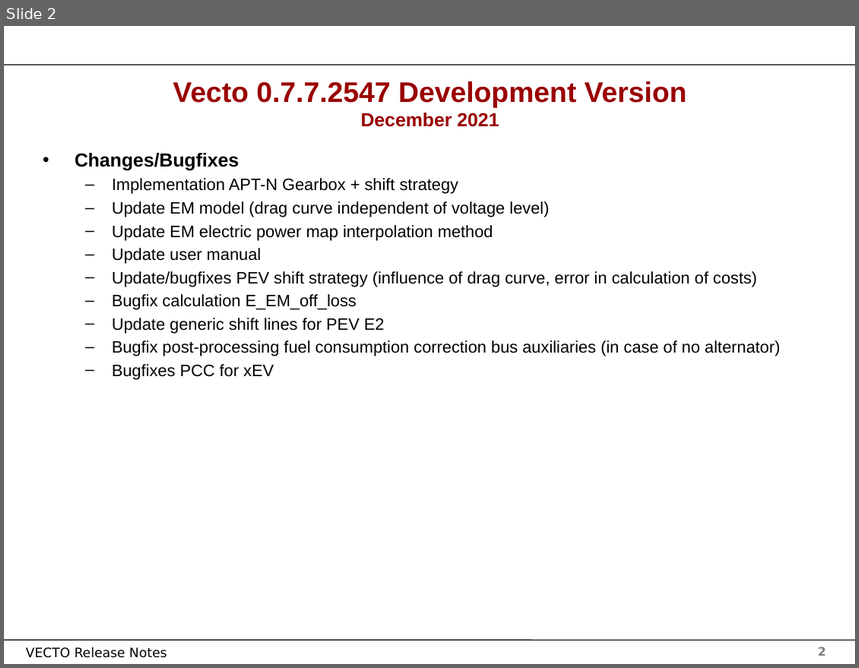
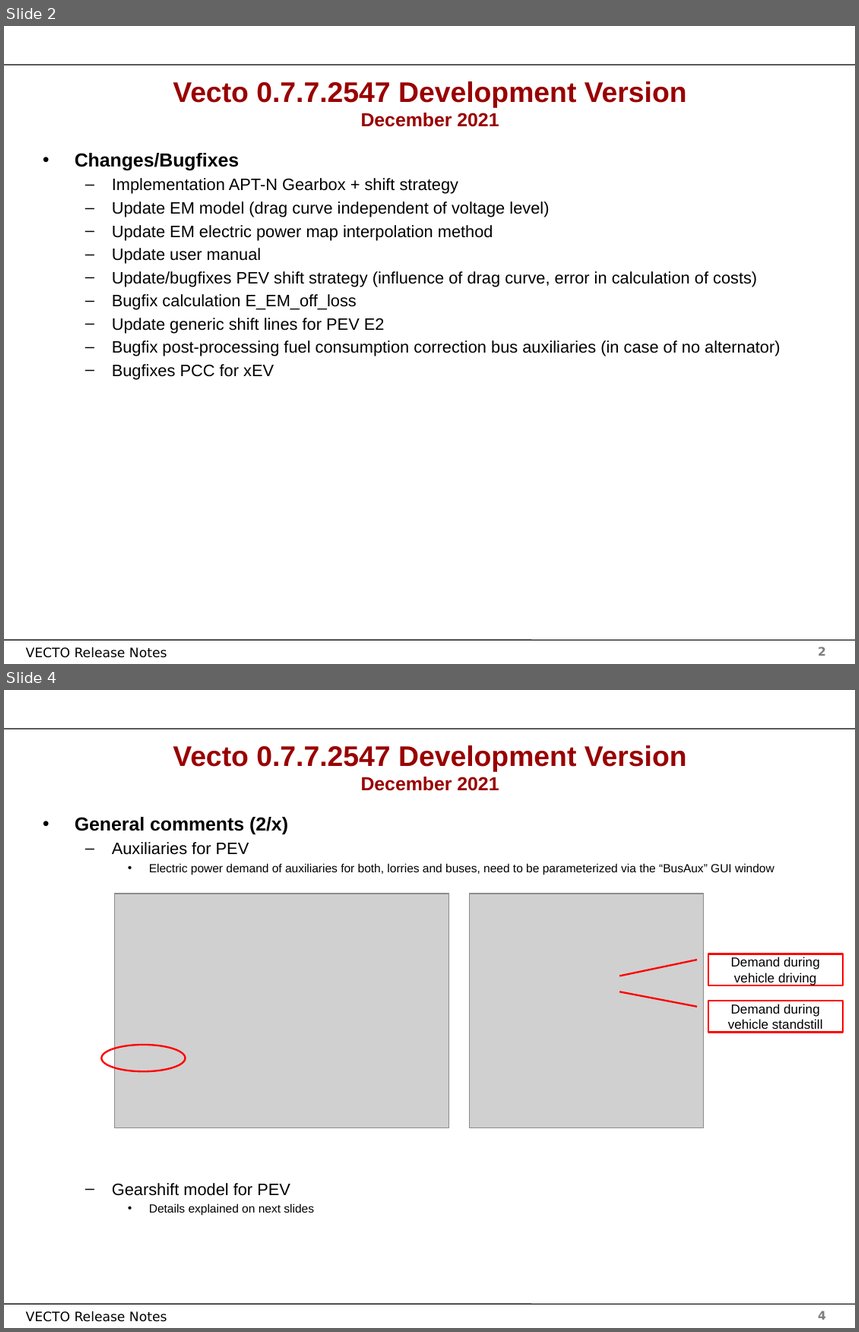
Before and after one commit to tanawadeatharva/BharatVECTO, a slide deck: Documentation/User Manual Source/Release Notes Vecto3.x.pptx. Shown one above the other, each under a label of ours: slide 2 before the commit, slides 2 and 4 after it; the slides between them are not shown. The pictures are 859x668 and 859x1332 pixels, drawn with LibreOffice and Linux fonts; fonts in the diff are those of the drawing; grey boxes stand for pictures; background and template pictures are left out. Boxes give left, top, right and bottom in pixels: in the first picture for what was removed or moved away, otherwise in the second. Text is boxed around its words. In the diff, an @@ line names an element or a change of style, - is before the commit and + after.

```diff
--- a/Documentation/User Manual Source/Release Notes Vecto3.x.pptx
+++ b/Documentation/User Manual Source/Release Notes Vecto3.x.pptx
@@ slide 4 added at [4,690,855,1328], background #FFFFFF; not listed: 4 template elements that a slide beside it also shows @@
@@ title added at [173,745,687,791], 24 pt, text #990000, bold @@
+Vecto 0.7.7.2547 Development Version
+December 2021
@@ text added at [75,817,775,1215], 10 pt, text #000000 @@
+• General comments (2/x)
+  – Auxiliaries for PEV
+    • Electric power demand of auxiliaries for both, lorries and buses, need to be parameterized via the “BusAux” GUI window
+  – Gearshift model for PEV
+    • Details explained on next slides
@@ group added at [102,894,842,1129]: 2 pictures, 2 border callouts, 1 ellipse @@
+Demand during vehicle driving
+Demand during vehicle standstill
```
Also in this commit, not shown: 3 other slides added, 1 other file.
